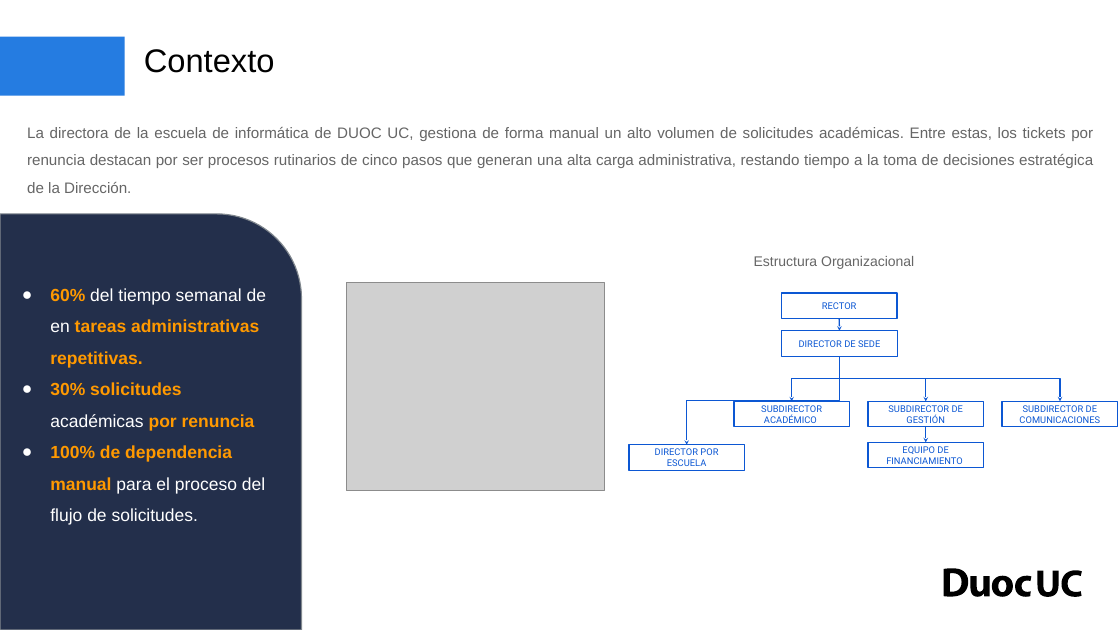
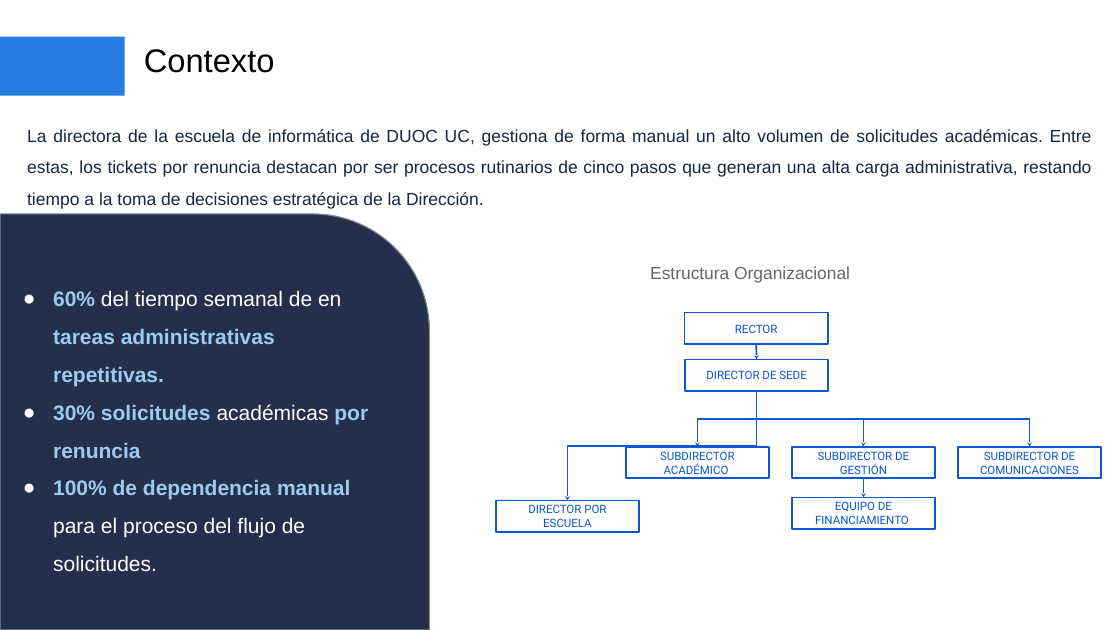
Before and after one commit to JoselynPinoDiaz/SB_Mallen_002D_RPA, a slide deck: slide 6 of Fase 1/Evidencias Grupales/Presentación Proyecto 01.pptx. Drawn at 1120x630 pixels with LibreOffice and Linux fonts; fonts in the diff are those of the drawing; grey boxes stand for pictures; background and template pictures are left out. Boxes give left, top, right and bottom in pixels: in the first picture for what was removed or moved away, otherwise in the second. Text is boxed around its words. In the diff, an @@ line names an element or a change of style, - is before the commit and + after.

```diff
--- a/Fase 1/Evidencias Grupales/Presentación Proyecto 01.pptx
+++ b/Fase 1/Evidencias Grupales/Presentación Proyecto 01.pptx
@@ text "La directora de la escuela ..." at [27,129,1092,209]: size 13 to 15 pt, text colour #666666 to #172740 @@
@@ round rect: place and size @@
-round rect at [0,214,302,630]
+round rect at [0,214,429,630]
@@ text "Estructura Organizacional": place and size @@
-text "Estructura Organizacional" at [754,256,914,269]
+text "Estructura Organizacional" at [650,266,850,283]
@@ text "Estructura Organizacional" at [650,266,850,283]: size 12 to 14.9 pt; more space between paragraphs @@
@@ text "60% del tiempo semanal de ..." at [53,290,368,571]: size 15 to 18 pt; text colour #FF9900 to #9ECAF2 in "60% tareas administrativas repetitivas.", "30% solicitudes por renuncia", "100% de dependencia manual"; indent changed @@
@@ picture removed at [346,282,605,491] @@
@@ rectangle "RECTOR": place and size @@
-rectangle "RECTOR" at [781,293,897,318]
+rectangle "RECTOR" at [685,313,828,344]
@@ arrow moved from (839, 318) - (839, 331) to (756, 344) - (757, 360) @@
@@ arrow (756, 344) - (757, 360): stroke #0C57D3 1.14 pt to #0C57D3 1.41 pt @@
@@ elbow arrow removed from (839, 356) to (792, 402) @@
@@ elbow arrow removed from (839, 356) to (926, 402) @@
@@ rectangle "DIRECTOR DE SEDE": place and size @@
-rectangle "DIRECTOR DE SEDE" at [782,331,898,356]
+rectangle "DIRECTOR DE SEDE" at [686,360,829,392]
@@ elbow arrow added from (757, 391) to (568, 501), #0C57D3 1.41 pt @@
@@ elbow arrow added from (757, 391) to (697, 447), #0C57D3 1.41 pt @@
@@ elbow arrow moved from (839, 356) - (687, 445) to (757, 391) - (864, 447) @@
@@ elbow arrow (757, 391) - (864, 447): stroke #0C57D3 1.14 pt to #0C57D3 1.41 pt @@
@@ elbow arrow moved from (839, 356) - (1060, 402) to (757, 391) - (1030, 447) @@
@@ elbow arrow (757, 391) - (1030, 447): stroke #0C57D3 1.14 pt to #0C57D3 1.41 pt @@
@@ rectangle "SUBDIRECTOR ACADÉMICO": place and size @@
-rectangle "SUBDIRECTOR ACADÉMICO" at [734,402,850,427]
+rectangle "SUBDIRECTOR ACADÉMICO" at [626,447,769,479]
@@ rectangle "SUBDIRECTOR DE GESTIÓN": place and size @@
-rectangle "SUBDIRECTOR DE GESTIÓN" at [868,402,984,427]
+rectangle "SUBDIRECTOR DE GESTIÓN" at [792,447,936,479]
@@ arrow removed from (926, 427) to (926, 443) @@
@@ rectangle "SUBDIRECTOR DE COMUNICACIONES": place and size @@
-rectangle "SUBDIRECTOR DE COMUNICACIONES" at [1002,402,1118,427]
+rectangle "SUBDIRECTOR DE COMUNICACIONES" at [958,447,1102,479]
@@ arrow added from (864, 478) to (864, 497), #0C57D3 1.41 pt @@
@@ size 8 to 9.9 pt; outline #0C57D3 1.14 pt to #0C57D3 1.41 pt in 7 elements at [958,447,1102,479], [685,313,828,344], [686,360,829,392], [792,447,936,479], [792,497,936,529], [626,447,769,479], [496,501,639,533] @@
@@ rectangle "DIRECTOR POR ESCUELA": place and size @@
-rectangle "DIRECTOR POR ESCUELA" at [629,445,745,471]
+rectangle "DIRECTOR POR ESCUELA" at [496,501,639,533]
@@ rectangle "EQUIPO DE FINANCIAMIENTO": place and size @@
-rectangle "EQUIPO DE FINANCIAMIENTO" at [868,443,984,468]
+rectangle "EQUIPO DE FINANCIAMIENTO" at [792,497,936,529]
@@ freeform shape removed at [944,569,1032,597] @@
@@ freeform shape removed at [1038,571,1059,597] @@
@@ freeform shape removed at [1062,571,1082,597] @@
```
Also in this commit, not shown: 18 other slides changed.
